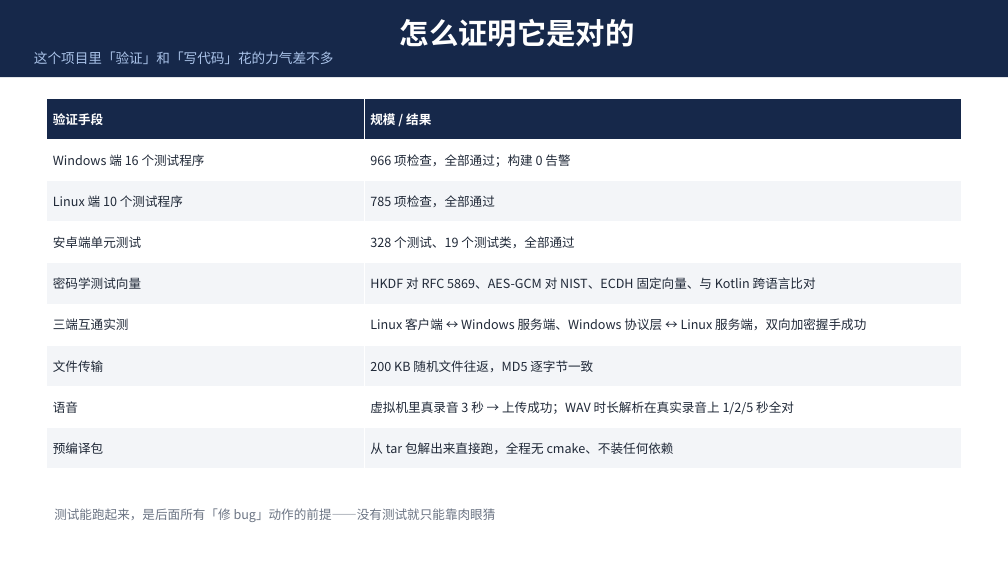
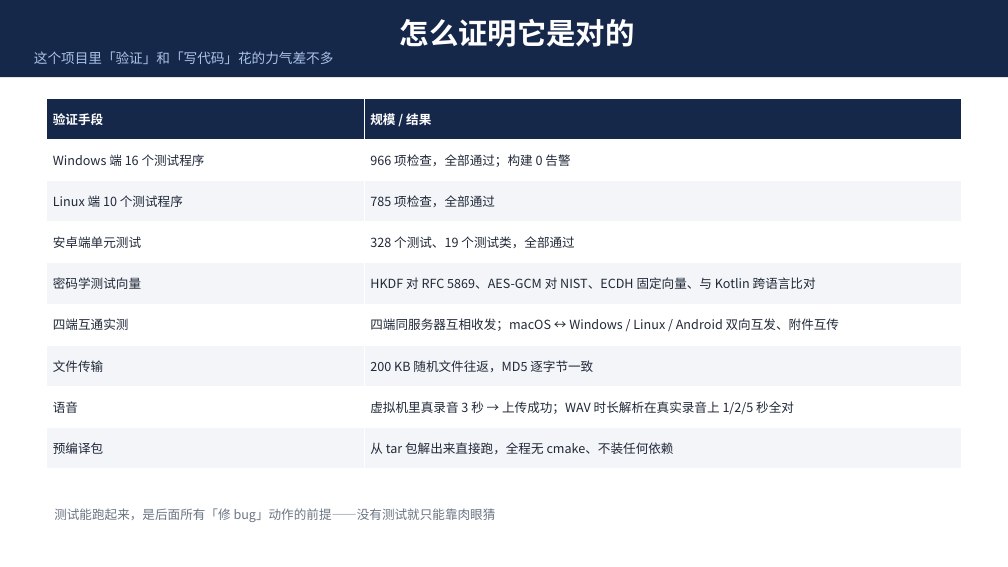
Before and after one commit to dongfang20101113/DChat, a slide deck: slide 12 of dchat-项目介绍.pptx. Drawn at 1008x567 pixels with LibreOffice and Linux fonts; fonts in the diff are those of the drawing. Boxes give left, top, right and bottom in pixels: in the first picture for what was removed or moved away, otherwise in the second. Text is boxed around its words. In the diff, an @@ line names an element or a change of style, - is before the commit and + after.

```diff
--- a/dchat-项目介绍.pptx
+++ b/dchat-项目介绍.pptx
@@ table at [47, 98, 962, 469] @@
-row 6, column 1: 三端互通实测
+row 6, column 1: 四端互通实测
-row 6, column 2: Linux 客户端 ↔ Windows 服务端、Windows 协议层 ↔ Linux 服务端，双向加密握手成功
+row 6, column 2: 四端同服务器互相收发；macOS ↔ Windows / Linux / Android 双向互发、附件互传
```
Also in this commit, not shown: 13 other slides changed, 4 other files.
